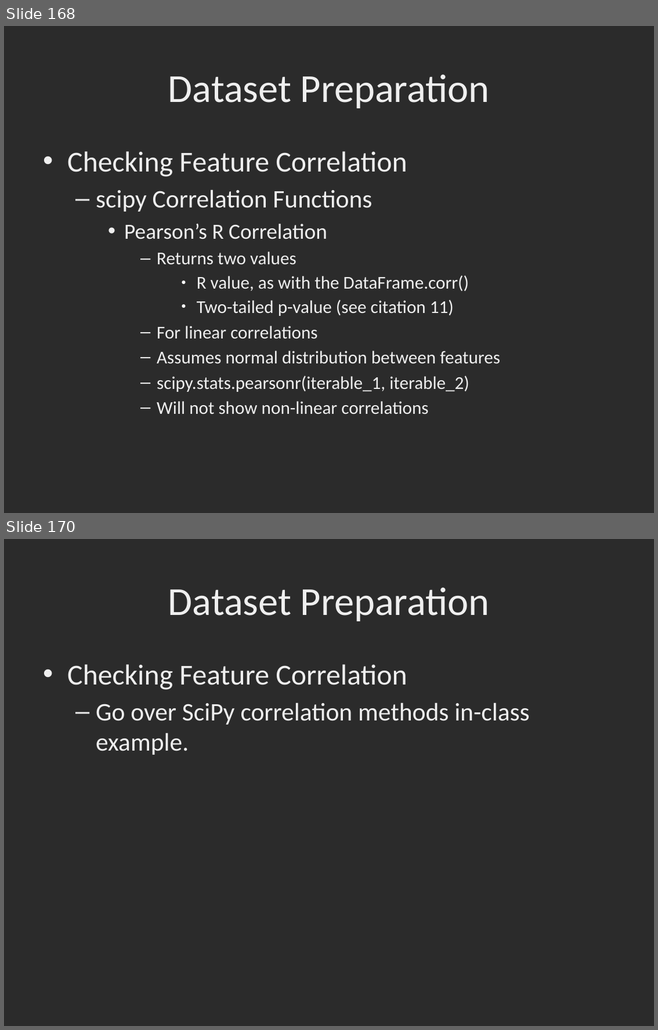
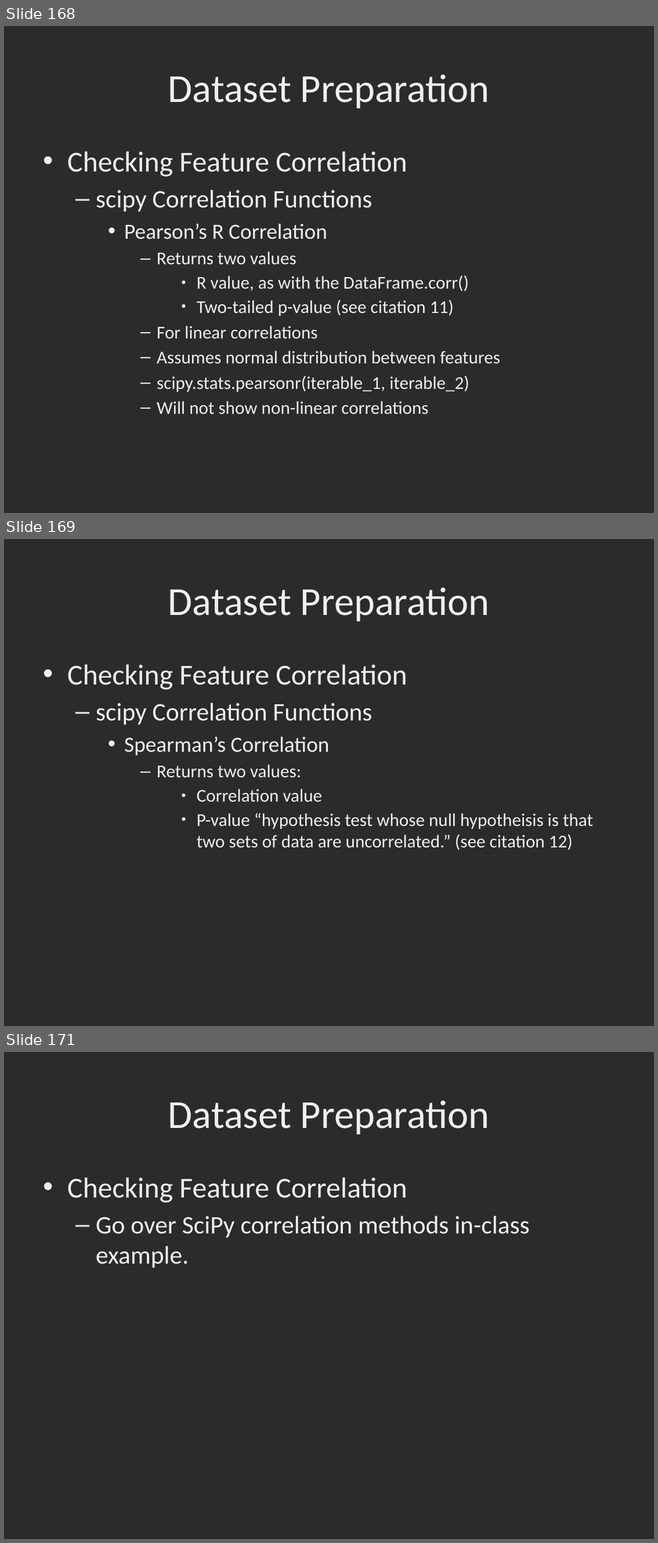
Before and after one commit to dbowmans46/PracticalProgramming, a slide deck: Session 7 - Python/Instructional Material/Session 7 - Python Brief Intro to Machine Learning with Scikit Learn.odp. Shown one above the other, each under a label of ours: slides 168 and 170 before the commit, slides 168, 169 and 171 after it; the slides between them are not shown. The pictures are 658x1030 and 658x1543 pixels, drawn with LibreOffice and Linux fonts; fonts in the diff are those of the drawing; background and template pictures are left out; a plain dark background stands for a picture behind light text. Boxes give left, top, right and bottom in pixels: in the first picture for what was removed or moved away, otherwise in the second. Text is boxed around its words. In the diff, an @@ line names an element or a change of style, - is before the commit and + after.

Commit message:
Fixed spelling errors in slides, split Spearman correlation factor slide into 2, commented out future code.

```diff
--- a/Session 7 - Python/Instructional Material/Session 7 - Python Brief Intro to Machine Learning with Scikit Learn.odp
+++ b/Session 7 - Python/Instructional Material/Session 7 - Python Brief Intro to Machine Learning with Scikit Learn.odp
@@ slide 169 added at [4,539,654,1026], background picture (left out) @@
@@ title added at [168,587,489,621], 44 pt, text #EFEFEF @@
+Dataset Preparation
@@ text added at [67,664,593,850], 20 pt, text #EFEFEF @@
+• Checking Feature Correlation
+  – scipy Correlation Functions
+    • Spearman’s Correlation
+      – Returns two values:
+        ● Correlation value
+        ● P-value “hypothesis test whose null hypotheisis is that two sets of data are uncorrelated.” (see citation 12)
@@ what was slide 170 is now slide 171 @@
```
Also in this commit, not shown: 2 slides changed, 1 other file.
